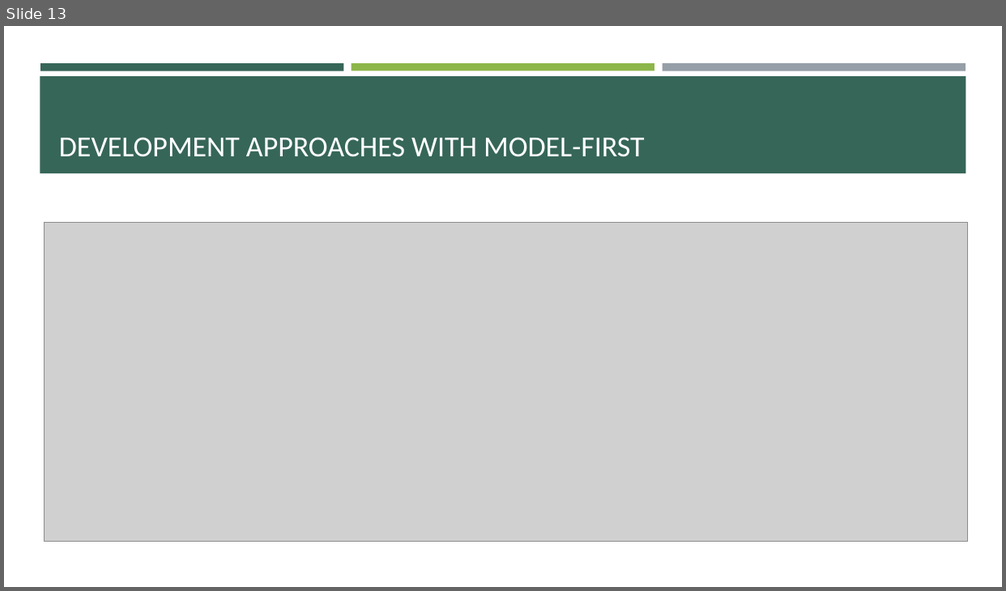
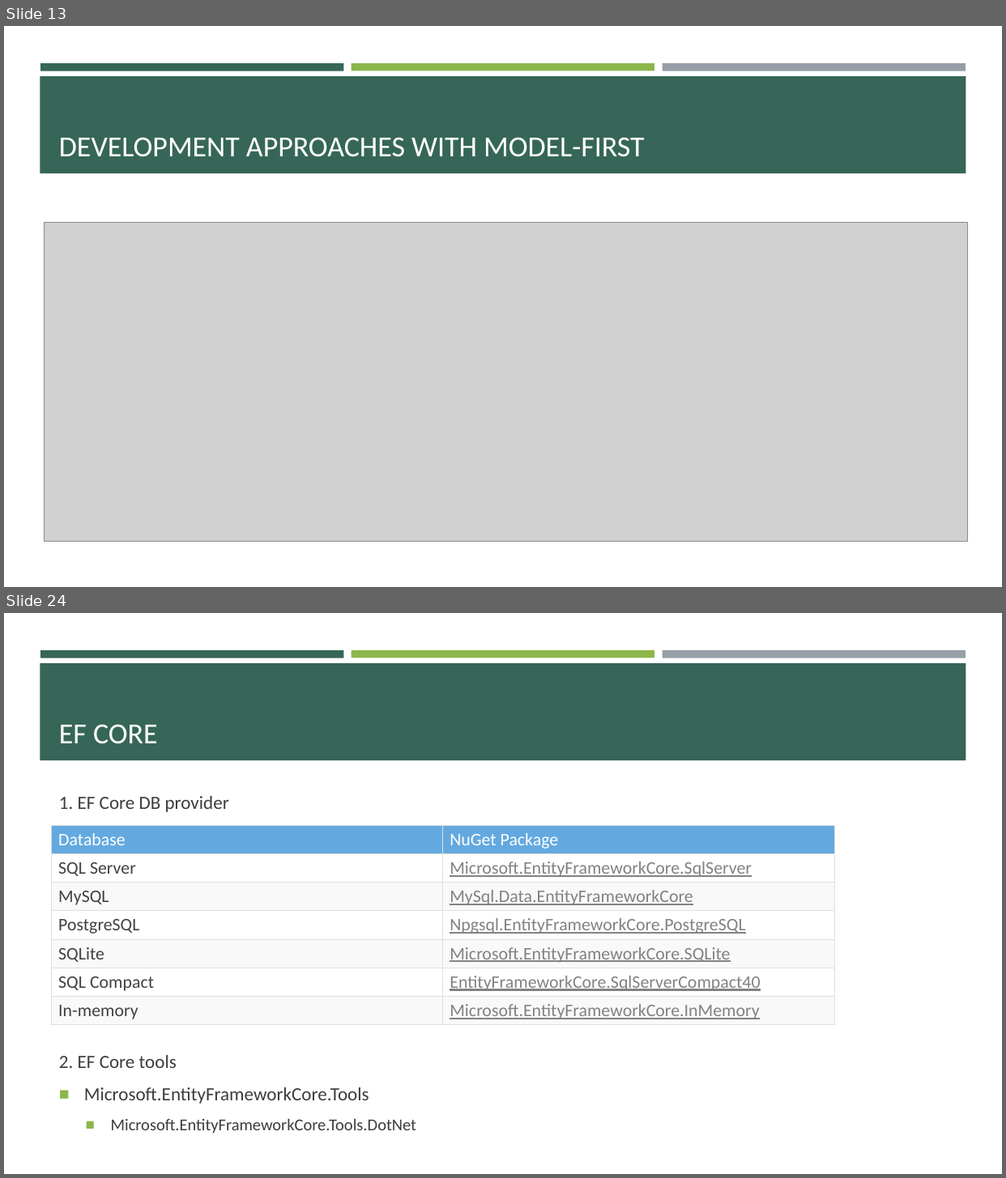
Before and after one commit to BunditSpace/Backend-Training, a slide deck: entity framework/Entity Framework.pptx. Shown one above the other, each under a label of ours: slide 13 before the commit, slides 13 and 24 after it; the slides between them are not shown. The pictures are 1006x591 and 1006x1178 pixels, drawn with LibreOffice and Linux fonts; fonts in the diff are those of the drawing; grey boxes stand for pictures. Boxes give left, top, right and bottom in pixels: in the first picture for what was removed or moved away, otherwise in the second. Text is boxed around its words. In the diff, an @@ line names an element or a change of style, - is before the commit and + after.

Commit message:
update entity framework content

```diff
--- a/entity framework/Entity Framework.pptx
+++ b/entity framework/Entity Framework.pptx
@@ slide 24 added at (4, 613, 1002, 1174), background #FFFFFF; not listed: 4 template elements that a slide beside it also shows @@
@@ title added at (59, 724, 158, 744), 28 pt, text #FFFFFF @@
+EF CORE
@@ text added at (59, 796, 229, 812), 18 pt, text #3D3D3D @@
+1. EF Core DB provider
@@ table added at (52, 825, 835, 1023), 7 rows, 2 columns @@
+Database | NuGet Package
+SQL Server | Microsoft.EntityFrameworkCore.SqlServer
+MySQL | MySql.Data.EntityFrameworkCore
+PostgreSQL | Npgsql.EntityFrameworkCore.PostgreSQL
+SQLite | Microsoft.EntityFrameworkCore.SQLite
+SQL Compact | EntityFrameworkCore.SqlServerCompact40
+In-memory | Microsoft.EntityFrameworkCore.InMemory
@@ text added at (59, 1055, 416, 1134), 18 pt, text #3D3D3D @@
+2. EF Core tools
+■ Microsoft.EntityFrameworkCore.Tools
+  ■ Microsoft.EntityFrameworkCore.Tools.DotNet
```
Also in this commit, not shown: 1 slide changed, 13 other slides added, 1 slide removed, 12 other files.
